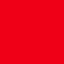
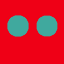
Layered file, before and after one edit (w=64, h=64). Changes by layer:
added layer "Pasted Layer" above "Layer" over 36, 15, 58, 37
added layer "Layer" above "Layer #1" over 7, 15, 29, 37
added layer "Layer #1" above "Background" over 7, 15, 58, 37
hid "Background", painted on it over 7, 15, 58, 37
